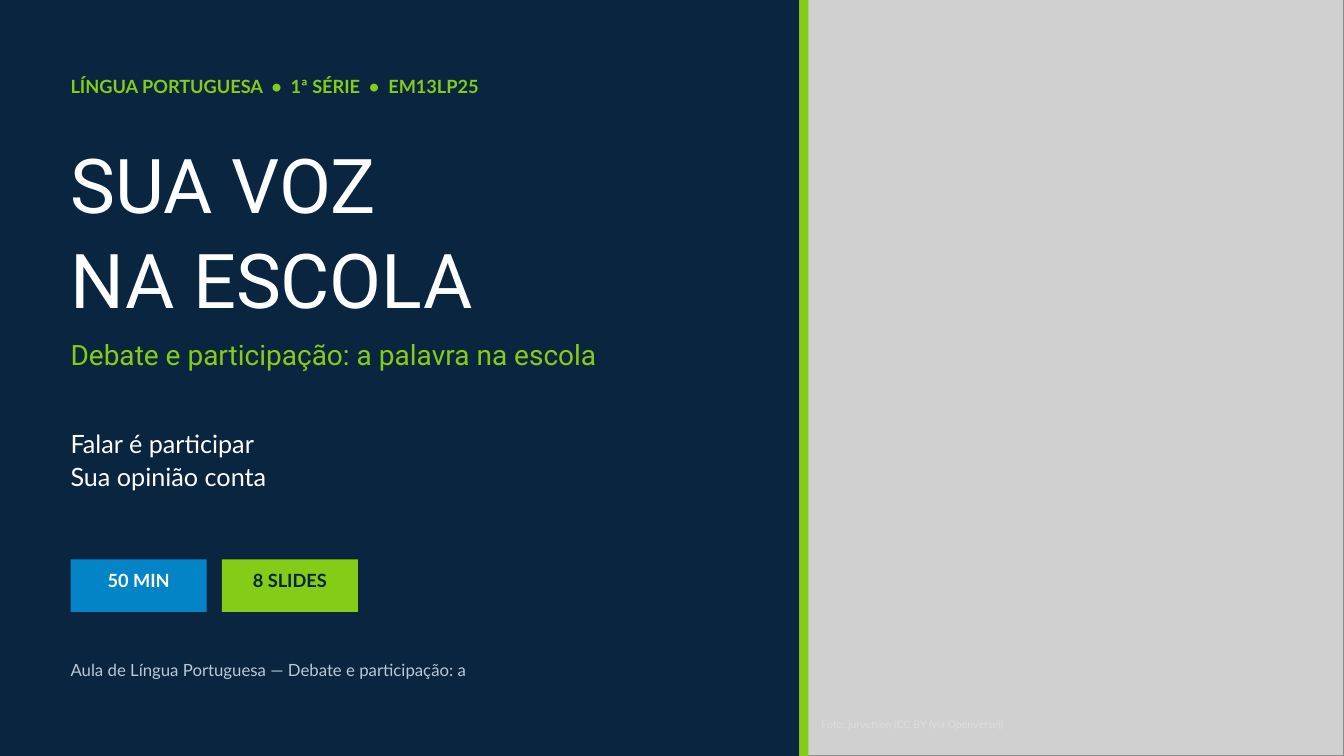
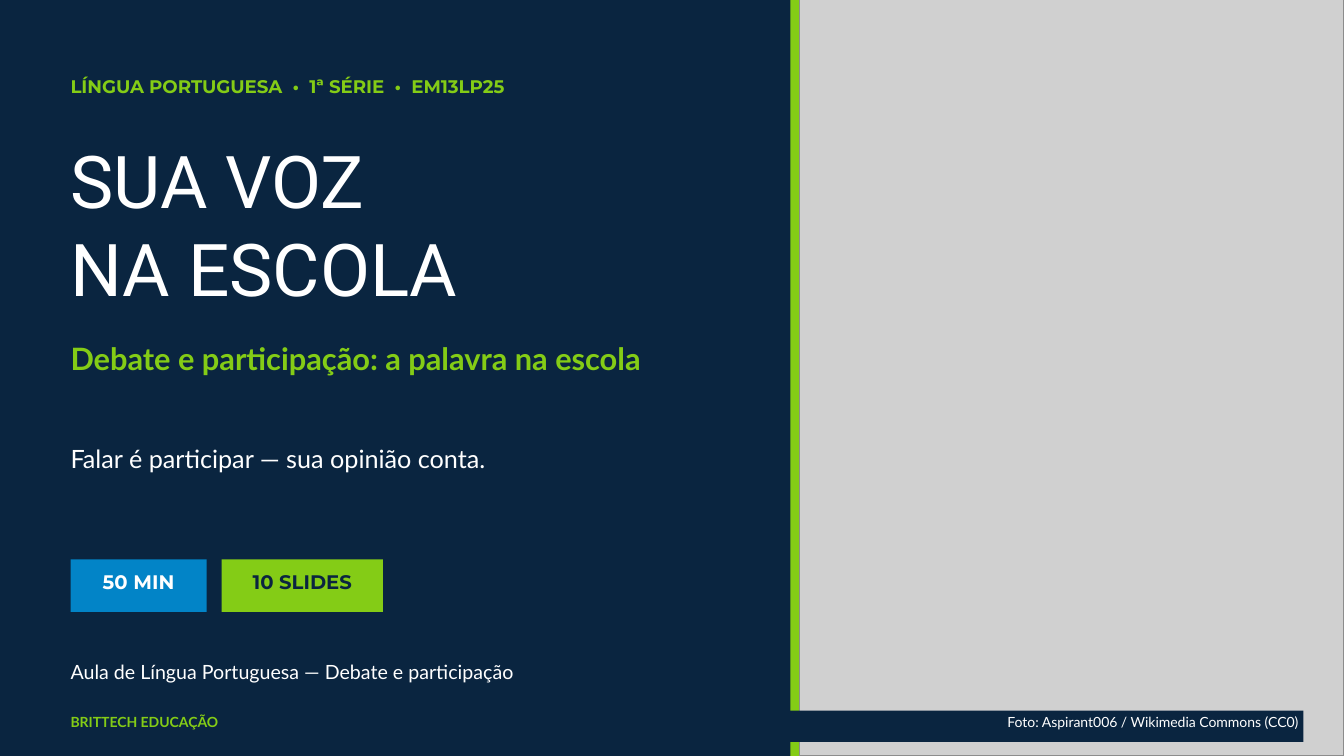
Before and after one commit to thiagollipe-web/brittech-educacao-aulas, a slide deck: slide 1 of ensino-medio/lingua-portuguesa-1serie-debate-participacao.pptx. Drawn at 1344x756 pixels with LibreOffice and Linux fonts; fonts in the diff are those of the drawing; grey boxes stand for pictures. Boxes give left, top, right and bottom in pixels: in the first picture for what was removed or moved away, otherwise in the second. Text is boxed around its words. In the diff, an @@ line names an element or a change of style, - is before the commit and + after.

```diff
--- a/ensino-medio/lingua-portuguesa-1serie-debate-participacao.pptx
+++ b/ensino-medio/lingua-portuguesa-1serie-debate-participacao.pptx
@@ rectangle: place and size @@
-rectangle at (800,0,809,756)
+rectangle at (790,0,800,756)
@@ text "LÍNGUA PORTUGUESA • 1ª SÉRIE ..." at (71,76,504,93): font Lato to Montserrat @@
@@ text "SUA VOZ" at (71,155,457,297): size 54 to 52 pt; line spacing 1.02 to 1; less space between paragraphs @@
@@ text "Debate e participação: a palavra ..." at (71,347,640,376): size 20 to 22 pt, font Roboto to Lato, bold on; line spacing 1 to 1.05 @@
@@ text at (71,449,485,472): text changed @@
-Falar é participar
-Sua opinião conta
+Falar é participar — sua opinião conta.
@@ rectangle: place and size @@
-rectangle at (222,560,358,612)
+rectangle at (222,560,383,612)
@@ text "50 MIN" at (103,575,174,590): size 13 to 14 pt, font Lato to Montserrat @@
@@ text at (253,575,352,589): text changed; size 13 to 14 pt; font Lato to Montserrat @@
-8 SLIDES
+10 SLIDES
@@ text at (71,664,513,683): text changed; size 12 to 14 pt; text colour #B9C9D6 to #FFFFFF @@
-Aula de Língua Portuguesa — Debate e participação: a
+Aula de Língua Portuguesa — Debate e participação
@@ text added at (71,715,219,730), 10 pt, text #84CC16, bold @@
+BRITTECH EDUCAÇÃO
@@ rectangle added at (759,711,1304,742), fill #0A2540 @@
@@ text added at (1007,716,1299,730), 10 pt, text #FFFFFF @@
+Foto: Aspirant006 / Wikimedia Commons (CC0)
```
Also in this commit, not shown: 3 other slides changed, 6 slides added, 4 slides removed.
